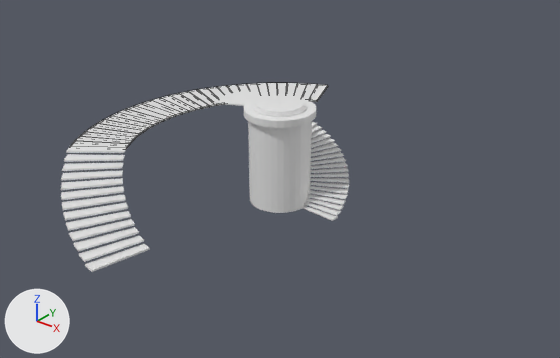
A saved change to the Blender file Blender/AstronomersBar/AstronomersBar.blend.
Both versions are drawn from a camera (50 mm lens) standing at (65.1, -81.4, 53.7) and looking at (1.5, -1.9, 4.4). The axes (+X, +Y, +Z) are drawn at lower left. The lights are the same throughout. The first picture is the older version. Mesh edges are drawn as thin lines on the coarser meshes.

The scene before the commit, as lines of its bpy script (objects in view):
```python
me_circle_003 = bpy.data.meshes.new('Circle.003')
me_circle_003.from_pydata(...)  # 128 vertices, 128 faces; spans x -24.7..24.7, y -24.7..24.7, z -0.3..13.9
me_circle_005 = bpy.data.meshes.new('Circle.005')
me_circle_005.from_pydata([(-7.83, -30.48, 0.0), (-5.9, -30.92, 0.0), (-5.68, -22.17, 0.28), (-4.28, -22.48, 0.28), (-5.71, -22.24, 0.0), (-4.3, -22.55, 0.0), (-7.8, -30.41, 0.28), (-5.87, -30.84, 0.28)], [], [(4, 5, 3, 2), (1, 0, 6, 7), (0, 4, 2, 6), (1, 5, 4, 0), (5, 1, 7, 3), (7, 6, 2, 3)])
me_circle_008 = bpy.data.meshes.new('Circle.008')
me_circle_008.from_pydata([(-7.83, -30.48, 0.0), (-5.9, -30.92, 0.0), (-5.68, -22.17, 0.28), (-4.28, -22.48, 0.28), (-5.71, -22.24, 0.0), (-4.3, -22.55, 0.0), (-7.8, -30.41, 0.28), (-5.87, -30.84, 0.28)], [], [(4, 5, 3, 2), (1, 0, 6, 7), (0, 4, 2, 6), (1, 5, 4, 0), (5, 1, 7, 3), (7, 6, 2, 3)])
ob_big_wall = bpy.data.objects.new('Big wall', me_circle_003)
ob_big_wall.location = (0.0, 0.0, 0.0)
ob_big_wall.scale = (1.38, 1.38, 1.38)
ob_big_wall.hide_set(True)
ob_outterstairs = bpy.data.objects.new('OutterStairs', me_circle_005)
ob_outterstairs.location = (0.0, 0.0, 0.0)
_m = ob_outterstairs.modifiers.new('Array', 'ARRAY')
_m.count = 13
_m.use_constant_offset = True
_m.constant_offset_displace = (0.0, 0.0, 0.61)
_m.use_relative_offset = False
_m.use_object_offset = True
_m.offset_object = ob_empty_001
ob_toplevel = bpy.data.objects.new('TopLevel', me_circle_008)
ob_toplevel.location = (0.0, 0.0, 7.3)
ob_toplevel.rotation_euler = (0.0, 0.0, -0.783)  # degrees (0, 0, -45)
_m = ob_toplevel.modifiers.new('Array', 'ARRAY')
_m.count = 30
_m.use_relative_offset = False
_m.use_object_offset = True
_m.offset_object = ob_topfloorguide
# also in view: 'InnerStairs' at (0.2, 4.7, 7.2); 'CenterPillar' at (0.0, 0.0, 7.6); 'TopStairs' at (-7.2, -0.9, 14.5)
```
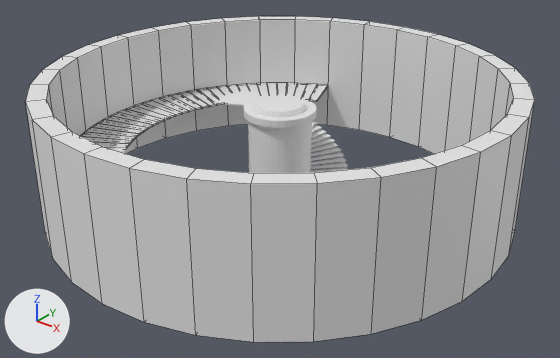
Changed parts and their boxes (x1, y1, x2, y2) in the pictures (560 x 358 px):
'Big wall', shown: after (25, 16, 535, 342)
'OutterStairs', unchanged, covered by the edit: before (61, 146, 150, 272); after (105, 147, 127, 153)

The edits, one by one:
Object 'Big wall' (ob_big_wall) is now shown.
